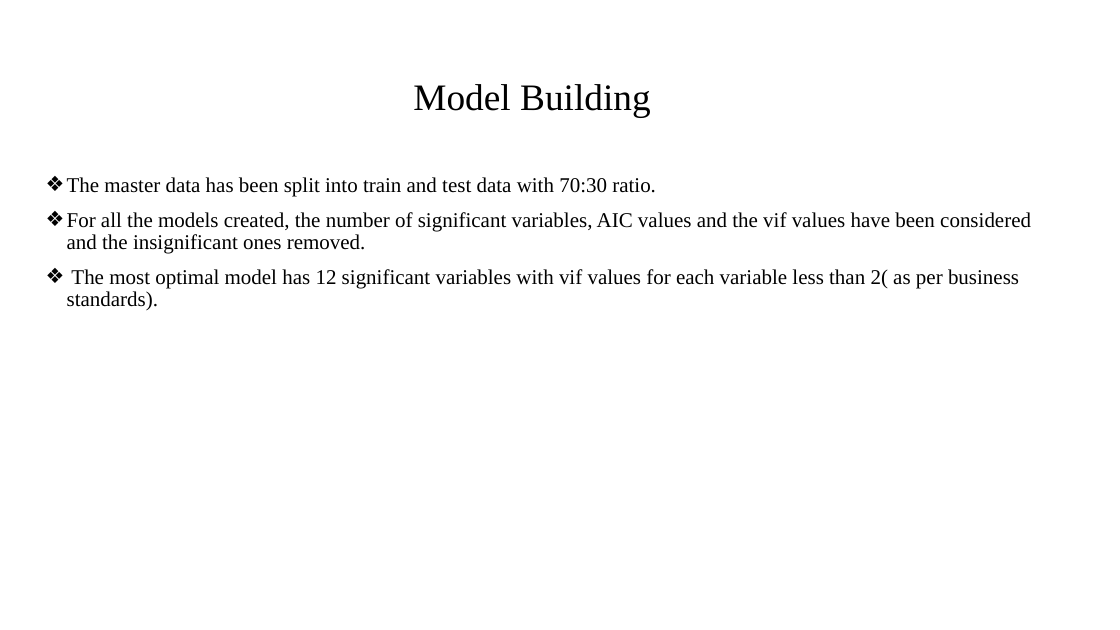
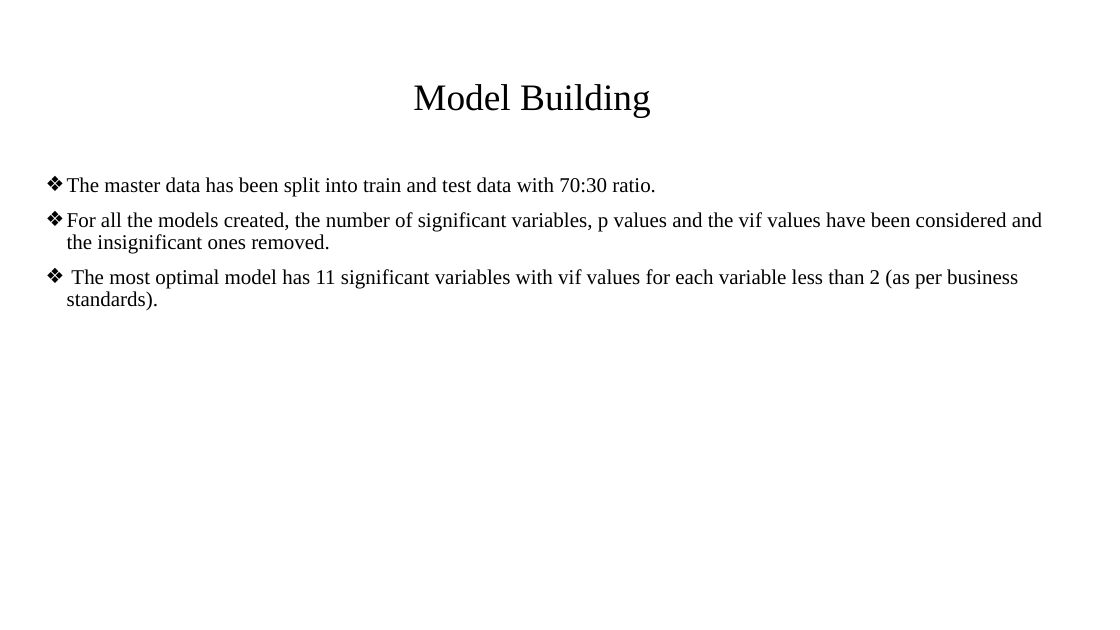
Before and after one commit to gaurav007x/HR-Analytics, a slide deck: slide 6 of HR Analytics Presentation.pptx. Drawn at 1120x630 pixels with LibreOffice and Linux fonts; fonts in the diff are those of the drawing; background and template pictures are left out. Boxes give left, top, right and bottom in pixels: in the first picture for what was removed or moved away, otherwise in the second. Text is boxed around its words. In the diff, an @@ line names an element or a change of style, - is before the commit and + after.

Commit message:
Made few grammatical changes and added confusion matrix and significant variables list

```diff
--- a/HR Analytics Presentation.pptx
+++ b/HR Analytics Presentation.pptx
@@ text at <box>67,212,1042,311</box>: text changed @@
-❖ For all the models created, the number of significant variables, AIC values and the vif values have been considered and the insignificant ones removed.
-❖ The most optimal model has 12 significant variables with vif values for each variable less than 2( as per business standards).
+❖ For all the models created, the number of significant variables, p values and the vif values have been considered and the insignificant ones removed.
+❖ The most optimal model has 11 significant variables with vif values for each variable less than 2 (as per business standards).
```
Also in this commit, not shown: 5 other slides changed, 1 slide added.
